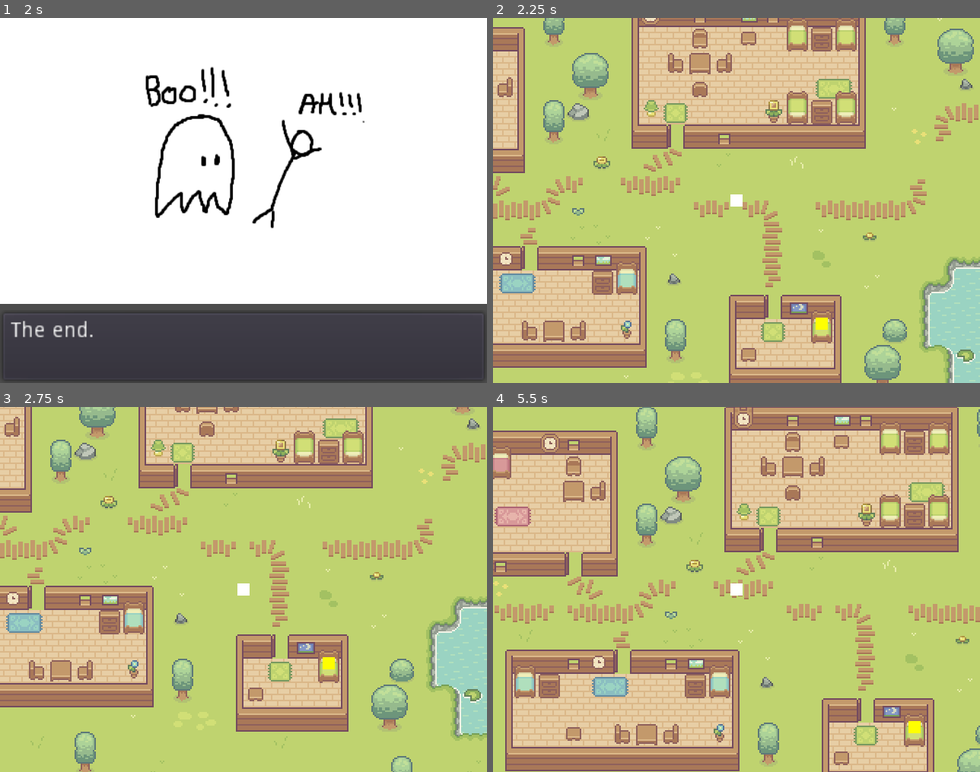
Above: before the commit, frames 1-4 (two rows, left to right).
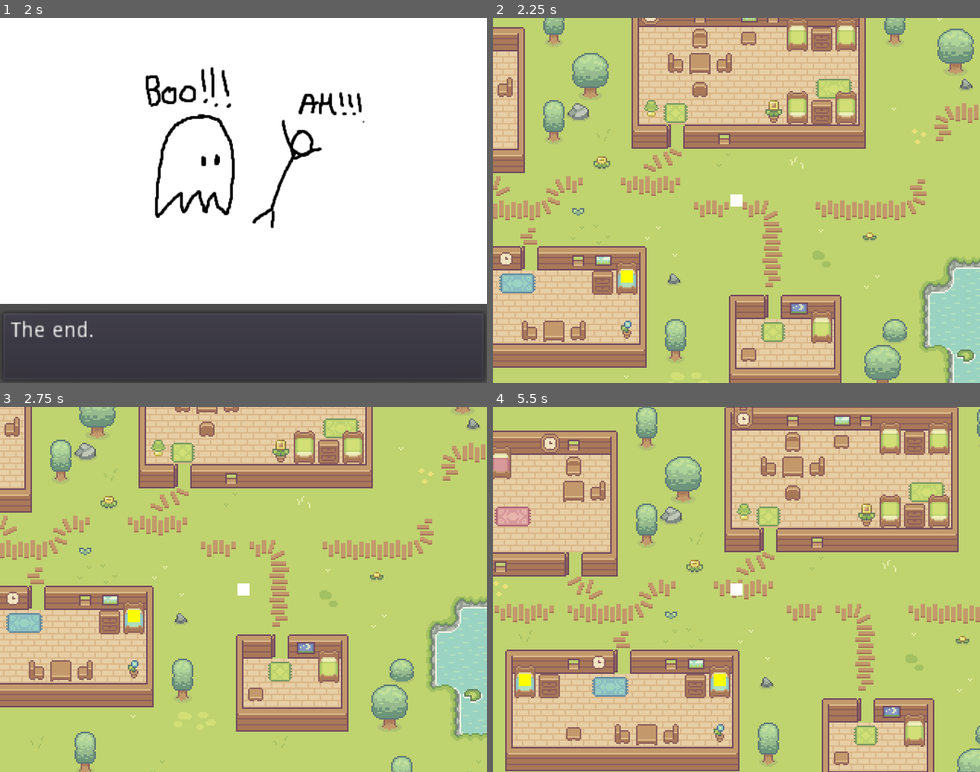
Above: after the commit, the same moments.

Repository: ZeeHatcher/project-dreams
Game: Godot game, scene res://scenes/main_menu/main_menu.tscn
Two runs of this game, one before a commit and one after it. Both use one fixed random seed, a clock stepped at 60 frames per second and the inputs below.
Inputs (mouse positions are in pixels of both pictures, inside the frame that each line leads up to):
- Up to frame 1 (2 s): click "Play" at 0.5 s; tap Enter at 1.25 s; move the mouse to (350, 182) at 1.27 s; hold D (move_right) from 1.28 s (still down); hold Space (interact) from 1.28 s (still down); click (350, 182) at 1.42 s
- Up to frame 2 (2.25 s): move the mouse to (639, 218) at 2.02 s; release D (move_right) at 2.03 s; release Space (interact) at 2.03 s; hold S (move_down) from 2.03 s (still down); tap Space (interact) at 2.1 s
- Up to frame 3 (2.75 s): keep holding S (move_down)
- Up to frame 4 (5.5 s): move the mouse to (785, 509) at 2.77 s; release S (move_down) at 2.78 s; hold D (move_right) 2.78-3.53 s; hold Space (interact) 2.78-3.53 s; move the mouse to (712, 662) at 3.52 s; hold W (move_up) 3.53-4.28 s; tap Space (interact) at 3.6, 5.1 s; click (712, 662) at 3.67 s; move the mouse to (882, 644) at 4.27 s; hold Space (interact) 4.28-5.03 s; hold A (move_left) from 4.28 s (still down); move the mouse to (590, 534) at 5.02 s

Frame 1 is identical in both runs. In frame 2, 0.2% of the frame differs, in the area x 26-69%, y 69-86%; in frame 3, 0.2%; in frame 4, 0.2%, in the area x 5-88%, y 73-90%.

Commit message:
associate minigames with dreamers in map, add map_data singleton to keep track of game state

Diff:
--- a/entities/dreamer/dreamer.gd
+++ b/entities/dreamer/dreamer.gd
@@ -1,11 +1,21 @@
 extends StaticBody2D
 
 
-export(PackedScene) var minigame
+signal dream_entered(minigame)
+
+export(Globals.Minigames) var minigame
+export(PackedScene) var minigame_scene
+
+
+func _ready():
+	if minigame in MapData.minigames_result:
+		set_collision_layer_bit(0, false)
+
+		$Polygon2D.color = Color.green if MapData.minigames_result[minigame] else Color.red
 
 
 func interact():
-	get_tree().change_scene_to(minigame)
+	emit_signal("dream_entered", minigame_scene)
 
 
 func highlight():
--- a/entities/dreamer/dreamer.tscn
+++ b/entities/dreamer/dreamer.tscn
@@ -5,7 +5,8 @@
 [sub_resource type="RectangleShape2D" id=1]
 extents = Vector2( 4, 4 )
 
-[node name="Dreamer" type="StaticBody2D"]
+[node name="Dreamer" type="StaticBody2D" groups=["dreamers"]]
+collision_mask = 0
 script = ExtResource( 1 )
 
 [node name="Polygon2D" type="Polygon2D" parent="."]
--- /dev/null
+++ b/misc/globals.gd
@@ -0,0 +1,8 @@
+extends Node
+class_name Globals
+
+
+enum Minigames {
+	ELEVATOR_RIDE,
+	CREEPY_CRAWLIES,
+}
--- /dev/null
+++ b/misc/map_data.gd
@@ -0,0 +1,10 @@
+extends Node
+
+
+var player_position
+var minigames_result = {} # true for passed, false for failed, non-existent key means not completed
+
+
+func save_minigame_result(minigame, success):
+	minigames_result[minigame] = success
+	get_tree().change_scene("res://scenes/map/map.tscn")
--- a/project.godot
+++ b/project.godot
@@ -8,11 +8,25 @@
 
 config_version=4
 
+_global_script_classes=[ {
+"base": "Node",
+"class": "Globals",
+"language": "GDScript",
+"path": "res://misc/globals.gd"
+} ]
+_global_script_class_icons={
+"Globals": ""
+}
+
 [application]
 
 config/name="Project Dreams"
 run/main_scene="res://scenes/main_menu/main_menu.tscn"
 config/icon="res://icon.png"
+
+[autoload]
+
+MapData="*res://misc/map_data.gd"
 
 [display]
 
--- a/scenes/map/houses/medium_house_1.tscn
+++ b/scenes/map/houses/medium_house_1.tscn
@@ -1,7 +1,10 @@
-[gd_scene load_steps=3 format=2]
+[gd_scene load_steps=6 format=2]
 
 [ext_resource path="res://scenes/map/houses/res/building_tileset.tres" type="TileSet" id=1]
 [ext_resource path="res://scenes/map/houses/res/furniture_tileset.tres" type="TileSet" id=2]
+[ext_resource path="res://entities/dreamer/dreamer.tscn" type="PackedScene" id=3]
+[ext_resource path="res://scenes/minigames/elevator_ride/elevator_ride.tscn" type="PackedScene" id=4]
+[ext_resource path="res://scenes/minigames/creepy_crawlies/creepy_crawlies.tscn" type="PackedScene" id=5]
 
 [node name="MediumHouse" type="Node2D"]
 
@@ -16,3 +19,12 @@
 cell_size = Vector2( 16, 16 )
 format = 1
 tile_data = PoolIntArray( 1, 0, 1, 4, 4, 65540, 8, 1, 1, 9, 0, 1, 65538, 4, 0, 65540, 5, 2, 65544, 4, 0, 196611, 4, 65537, 196613, 4, 1, 196614, 4, 65536, 196615, 4, 2, 196617, 2, 2 )
+
+[node name="Dreamer" parent="." instance=ExtResource( 3 )]
+position = Vector2( 24, 20 )
+minigame_scene = ExtResource( 4 )
+
+[node name="Dreamer2" parent="." instance=ExtResource( 3 )]
+position = Vector2( 152, 20 )
+minigame = 1
+minigame_scene = ExtResource( 5 )
--- a/scenes/map/houses/small_house.tscn
+++ b/scenes/map/houses/small_house.tscn
@@ -1,9 +1,7 @@
-[gd_scene load_steps=5 format=2]
+[gd_scene load_steps=3 format=2]
 
 [ext_resource path="res://scenes/map/houses/res/building_tileset.tres" type="TileSet" id=1]
 [ext_resource path="res://scenes/map/houses/res/furniture_tileset.tres" type="TileSet" id=2]
-[ext_resource path="res://entities/dreamer/dreamer.tscn" type="PackedScene" id=3]
-[ext_resource path="res://scenes/minigames/elevator_ride/elevator_ride.tscn" type="PackedScene" id=4]
 
 [node name="SmallHouse" type="Node2D"]
 
@@ -18,7 +16,3 @@
 cell_size = Vector2( 16, 16 )
 format = 1
 tile_data = PoolIntArray( 3, 1, 2, 4, 0, 0, 65538, 3, 0, 131073, 4, 65537 )
-
-[node name="Dreamer" parent="." instance=ExtResource( 3 )]
-position = Vector2( 72, 19 )
-minigame = ExtResource( 4 )
--- a/scenes/map/map.gd
+++ b/scenes/map/map.gd
@@ -1,5 +1,18 @@
 extends Node2D
 
 
+onready var _player = $Player
+
+
 func _ready():
-	pass
+	if MapData.player_position != null:
+		_player.position = MapData.player_position
+
+	var dreamers = get_tree().get_nodes_in_group("dreamers")
+	for dreamer in dreamers:
+		dreamer.connect("dream_entered", self, "_on_Dreamer_dream_entered")
+
+
+func _on_Dreamer_dream_entered(minigame):
+	MapData.player_position = _player.position
+	get_tree().change_scene_to(minigame)
--- a/scenes/minigames/creepy_crawlies/creepy_crawlies.gd
+++ b/scenes/minigames/creepy_crawlies/creepy_crawlies.gd
@@ -25,8 +25,8 @@
 	emit_signal("failed")
 
 
-func _on_CreepyCrawlies_passed():
-	print("passed!")
+func _on_CreepyCrawlies_end(success):
+	MapData.save_minigame_result(Globals.Minigames.CREEPY_CRAWLIES, success)
 
 
 func _check_win_condition():
--- a/scenes/minigames/creepy_crawlies/creepy_crawlies.tscn
+++ b/scenes/minigames/creepy_crawlies/creepy_crawlies.tscn
@@ -37,5 +37,6 @@
 [node name="Timer" type="Timer" parent="."]
 wait_time = 60.0
 
-[connection signal="passed" from="." to="." method="_on_CreepyCrawlies_passed"]
+[connection signal="failed" from="." to="." method="_on_CreepyCrawlies_end" binds= [ false ]]
+[connection signal="passed" from="." to="." method="_on_CreepyCrawlies_end" binds= [ true ]]
 [connection signal="timeout" from="Timer" to="." method="_on_Timer_timeout"]
--- a/scenes/minigames/elevator_ride/elevator_ride.gd
+++ b/scenes/minigames/elevator_ride/elevator_ride.gd
@@ -42,14 +42,8 @@
 	_elevator.passenger = passenger
 
 
-func _on_ElevatorRide_passed():
-	print_debug("'passed' emitted from %s" % self)
-	_return_to_map()
-
-
-func _on_ElevatorRide_failed():
-	print_debug("'failed' emitted from %s" % self)
-	_return_to_map()
+func _on_ElevatorRide_end(success):
+	MapData.save_minigame_result(Globals.Minigames.ELEVATOR_RIDE, success)
 
 
 func _spawn_passenger():
@@ -81,7 +75,3 @@
 	_elevator.passenger = null
 	_target_level_label.text = "-"
 	passenger.move_to(passenger.position + Vector2.RIGHT * 1000)
-
-
-func _return_to_map():
-	get_tree().change_scene("res://scenes/map/map.tscn")
--- a/scenes/minigames/elevator_ride/elevator_ride.tscn
+++ b/scenes/minigames/elevator_ride/elevator_ride.tscn
@@ -66,7 +66,7 @@
 margin_bottom = 190.0
 text = "-"
 
-[connection signal="failed" from="." to="." method="_on_ElevatorRide_failed"]
-[connection signal="passed" from="." to="." method="_on_ElevatorRide_passed"]
+[connection signal="failed" from="." to="." method="_on_ElevatorRide_end" binds= [ false ]]
+[connection signal="passed" from="." to="." method="_on_ElevatorRide_end" binds= [ true ]]
 [connection signal="floor_reached" from="Elevator" to="." method="_on_Elevator_floor_reached"]
 [connection signal="area_entered" from="ElevatorDoor" to="." method="_on_ElevatorDoor_area_entered"]
